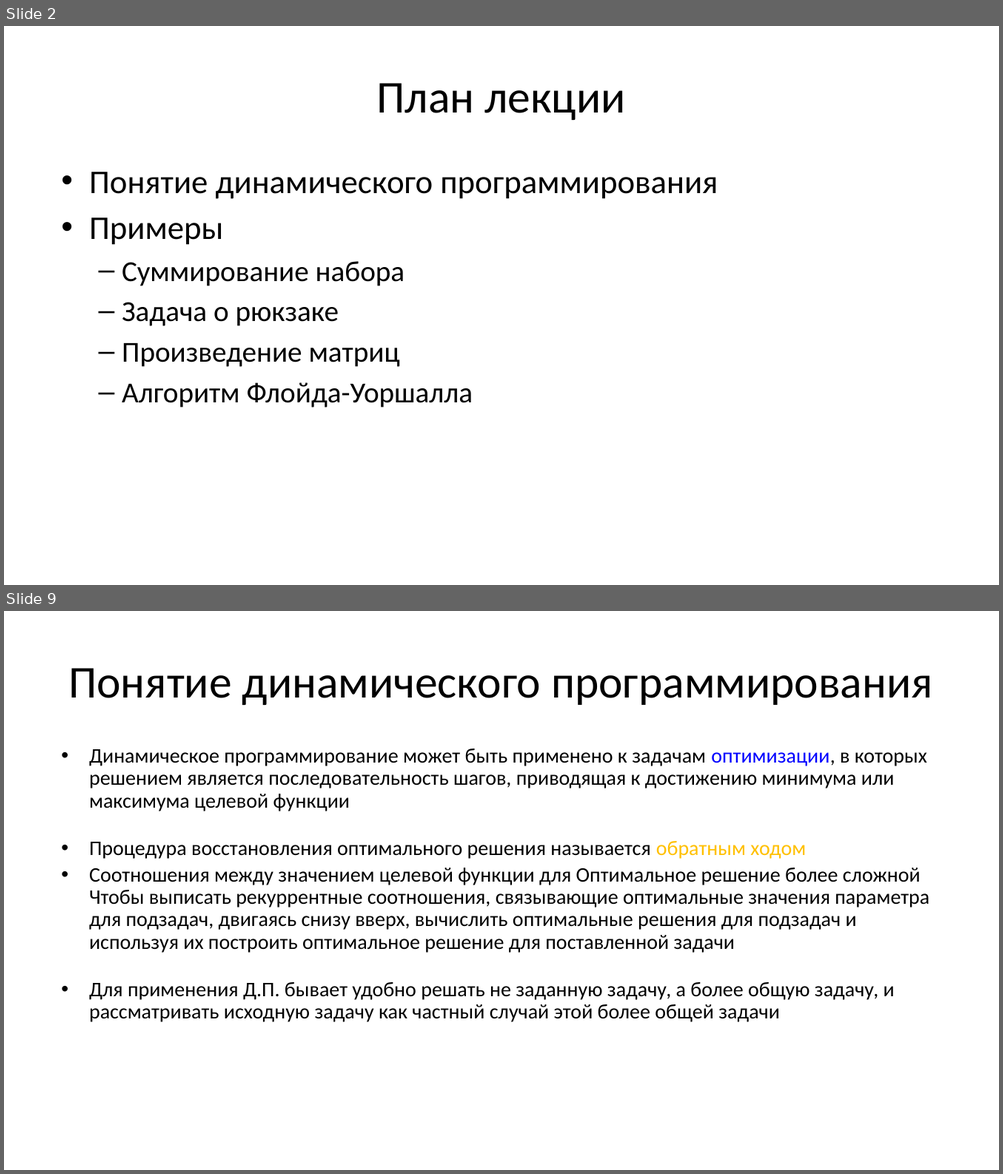
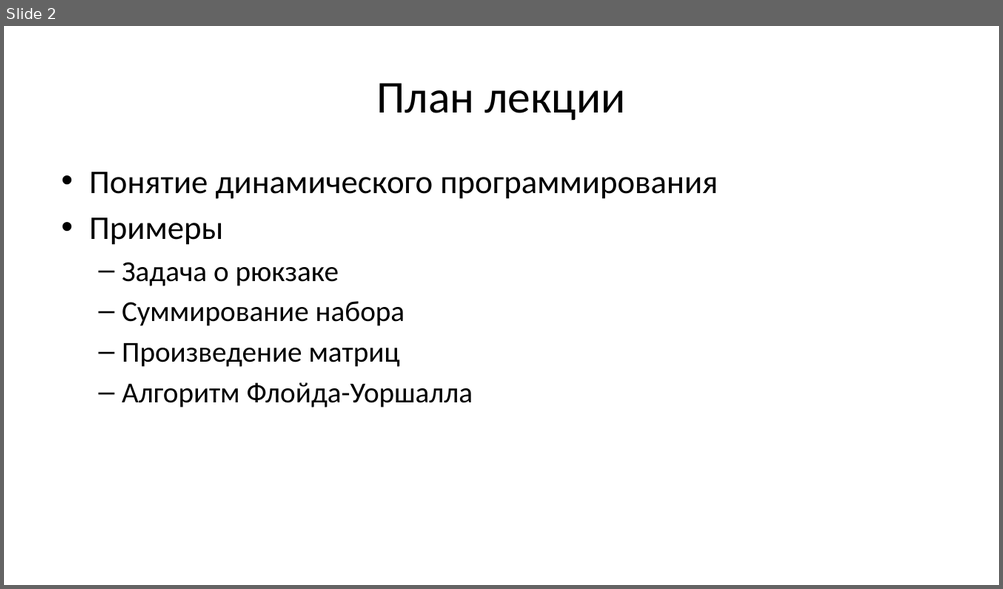
Before and after one commit to Evgueni-Petrov-aka-espetrov/Algorithms-and-Programming-in-C-pptx, a slide deck: 21 Динамическое программирование.pptx. Shown one above the other, each under a label of ours: slides 2 and 9 before the commit, slide 2 after it; the slides between them are not shown. The pictures are 1003x1174 and 1003x589 pixels, drawn with LibreOffice and Linux fonts; fonts in the diff are those of the drawing. Boxes give left, top, right and bottom in pixels: in the first picture for what was removed or moved away, otherwise in the second. Text is boxed around its words. In the diff, an @@ line names an element or a change of style, - is before the commit and + after.

Commit message:
улучшил картинки и псевдо код для задачи о рюкзаке, упаковке и матрицах

```diff
--- a/21 Динамическое программирование.pptx
+++ b/21 Динамическое программирование.pptx
@@ slide 9 removed at <box>4,611,999,1170</box>, background #FFFFFF @@
@@ title removed at <box>68,668,933,705</box> @@
-Понятие динамического программирования
@@ text removed at <box>89,749,929,1022</box> @@
-• Динамическое программирование может быть применено к задачам оптимизации, в которых решением является последовательность шагов, приводящая к достижению минимума или максимума целевой функции
-• Процедура восстановления оптимального решения называется обратным ходом
-• Соотношения между значением целевой функции для Оптимальное решение более сложной Чтобы выписать рекуррентные соотношения, связывающие оптимальные значения параметра для подзадач, двигаясь снизу вверх, вычислить оптимальные решения для подзадач и используя их построить оптимальное решение для поставленной задачи
-• Для применения Д.П. бывает удобно решать не заданную задачу, а более общую задачу, и рассматривать исходную задачу как частный случай этой более общей задачи
@@ slide 2 changed as well @@
@@ text at <box>122,262,338,286</box>: paragraph added @@
+  – Задача о рюкзаке
@@ text at <box>122,302,338,326</box>: paragraph removed @@
-  – Задача о рюкзаке
```
Also in this commit, not shown: 16 other slides changed, 12 slides added, 13 other slides removed.
